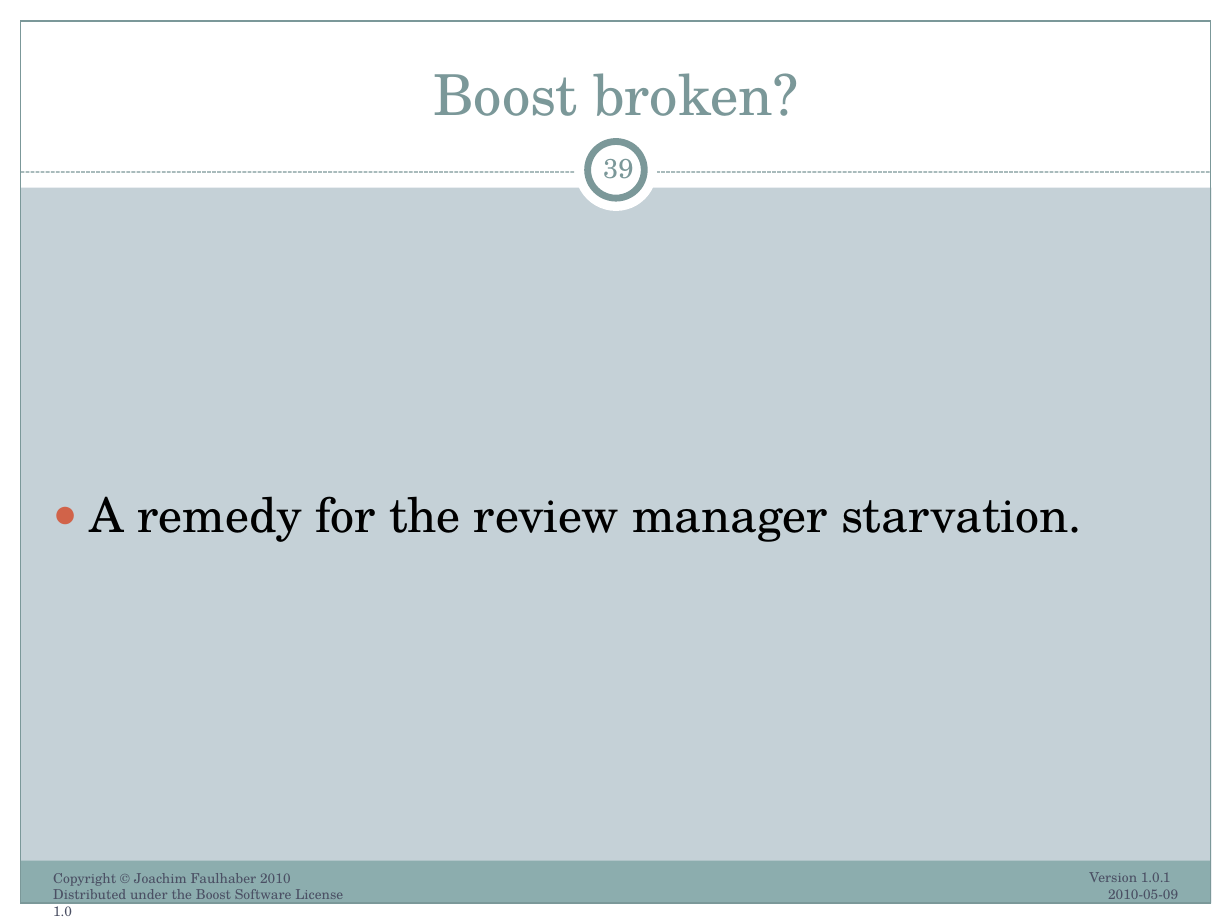
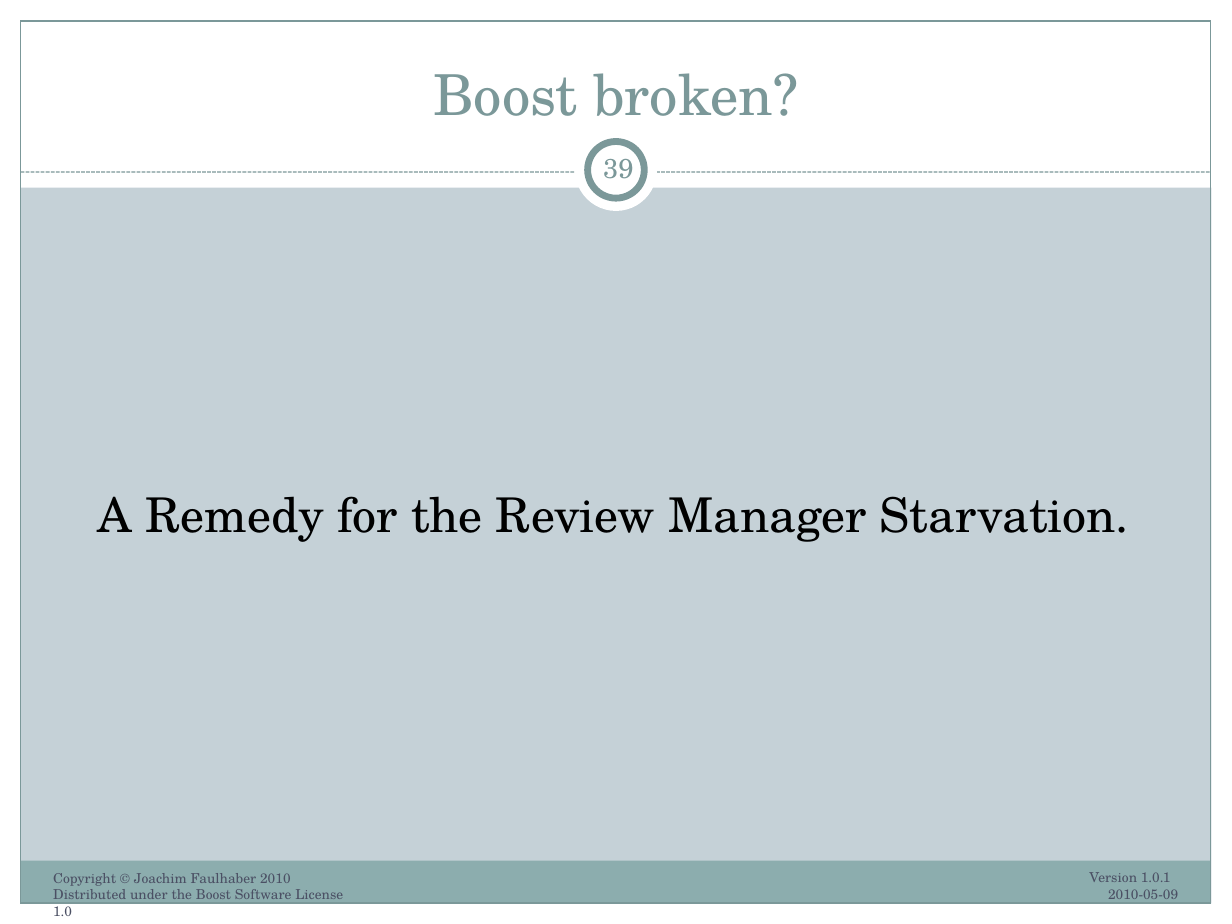
Before and after one commit to ryppl/boost-history, a slide deck: slide 39 of itl/libs/validate/doc/boostcon2010/BoostAlabaster.pptx. Drawn at 1232x924 pixels with LibreOffice and Linux fonts; fonts in the diff are those of the drawing. Boxes give left, top, right and bottom in pixels: in the first picture for what was removed or moved away, otherwise in the second. Text is boxed around its words. In the diff, an @@ line names an element or a change of style, - is before the commit and + after.

Commit message:
Modified presentation Boost.Alabaster. Minor code changes.
SVN-Revision: 61909

```diff
--- a/itl/libs/validate/doc/boostcon2010/BoostAlabaster.pptx
+++ b/itl/libs/validate/doc/boostcon2010/BoostAlabaster.pptx
@@ text at (98,496,1129,542): text changed @@
-● A remedy for the review manager starvation.
+A Remedy for the Review Manager Starvation.
```
Also in this commit, not shown: 1 other slide changed, 3 other files.
